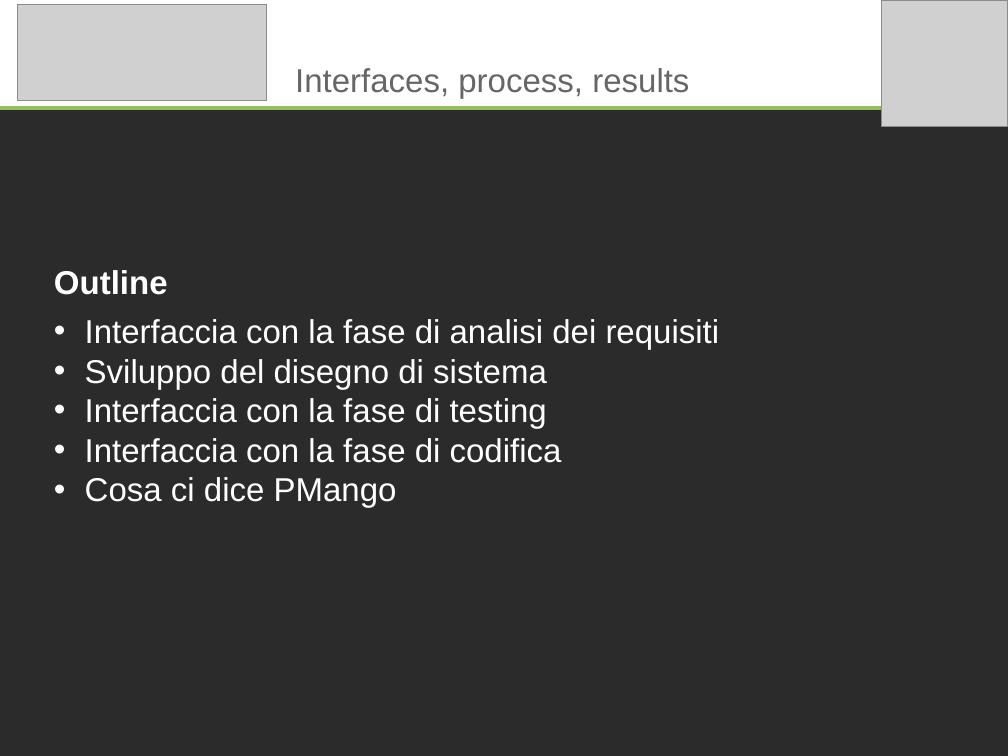
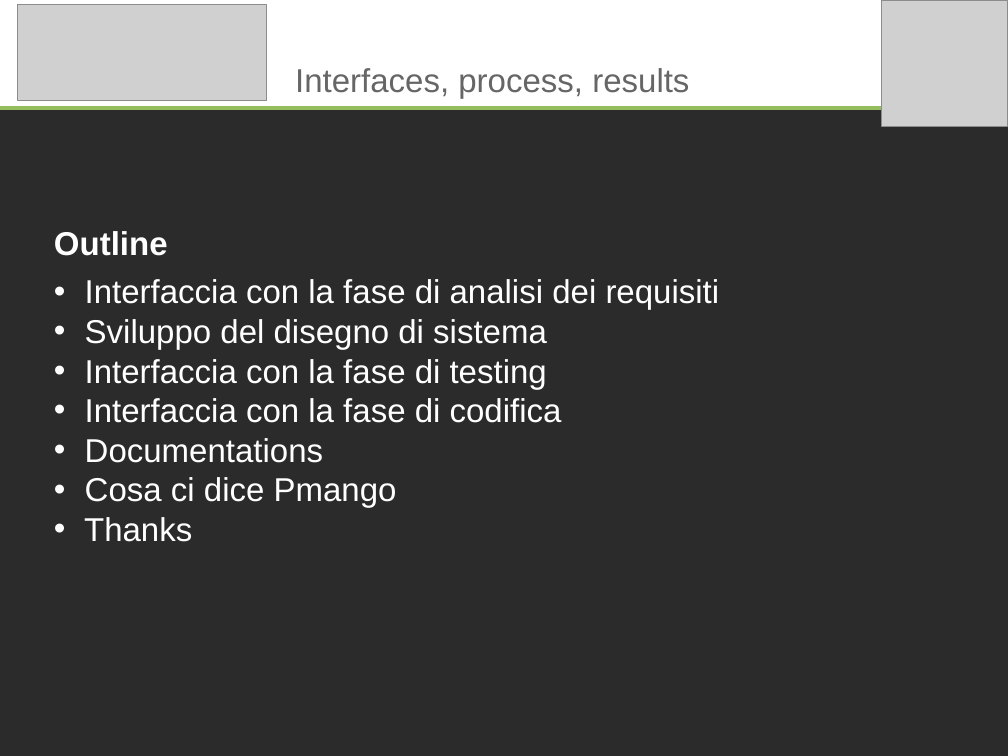
Before and after one commit to marcotinacci/PMango-Diagrams, a slide deck: slide 1 of documentazione_progetto/exams/nocentini/nocentini_presentation.odp. Drawn at 1008x756 pixels with LibreOffice and Linux fonts; fonts in the diff are those of the drawing; grey boxes stand for pictures; background and template pictures are left out; a plain dark background stands for a picture behind light text. Boxes give left, top, right and bottom in pixels: in the first picture for what was removed or moved away, otherwise in the second. Text is boxed around its words. In the diff, an @@ line names an element or a change of style, - is before the commit and + after.

```diff
--- a/documentazione_progetto/exams/nocentini/nocentini_presentation.odp
+++ b/documentazione_progetto/exams/nocentini/nocentini_presentation.odp
@@ text "Outline": place and size @@
-text "Outline" at (54,270,720,508)
+text "Outline" at (54,231,720,542)
@@ text at (84,438,397,542): text changed @@
-• Cosa ci dice PMango
+• Documentations
+• Cosa ci dice Pmango
+• Thanks
```
Also in this commit, not shown: 2 other slides changed, 3 slides added, 3 slides removed, 1 other file.
